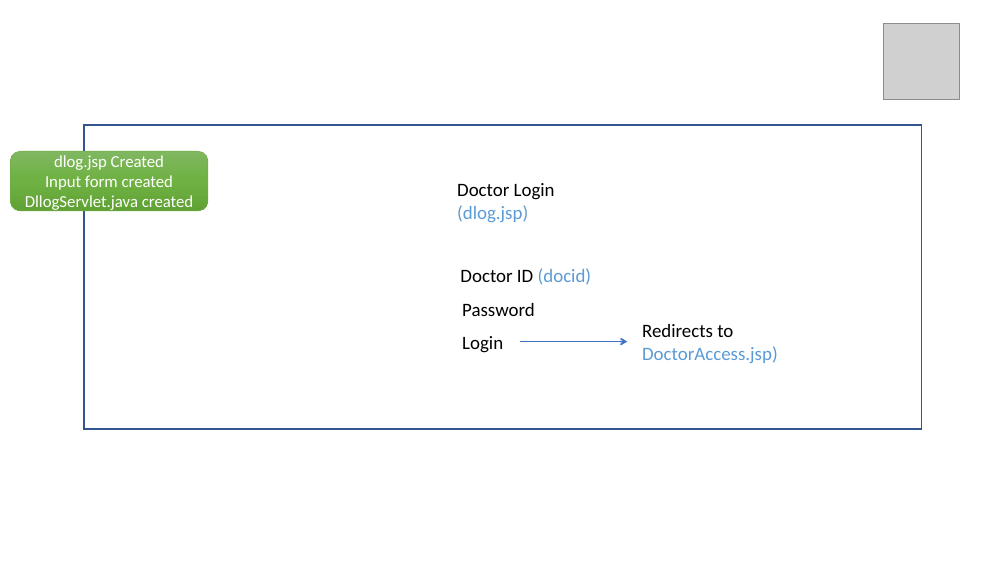
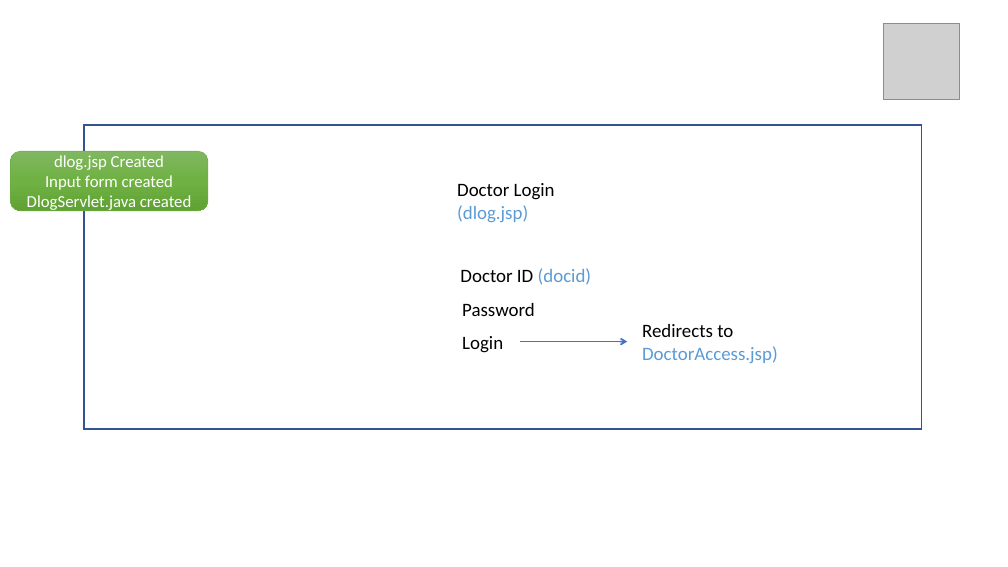
Before and after one commit to aaliceinw/ttagn2, a slide deck: slide 7 of Hospital Management Designv2.pptx. Drawn at 1008x567 pixels with LibreOffice and Linux fonts; fonts in the diff are those of the drawing; grey boxes stand for pictures. Boxes give left, top, right and bottom in pixels: in the first picture for what was removed or moved away, otherwise in the second. Text is boxed around its words. In the diff, an @@ line names an element or a change of style, - is before the commit and + after.

```diff
--- a/Hospital Management Designv2.pptx
+++ b/Hospital Management Designv2.pptx
@@ text in rounded rectangle at [27,195,191,212]: text changed @@
-DllogServlet.java created
+DlogServlet.java created
```
Also in this commit, not shown: 5 other slides changed, 1 other file.
